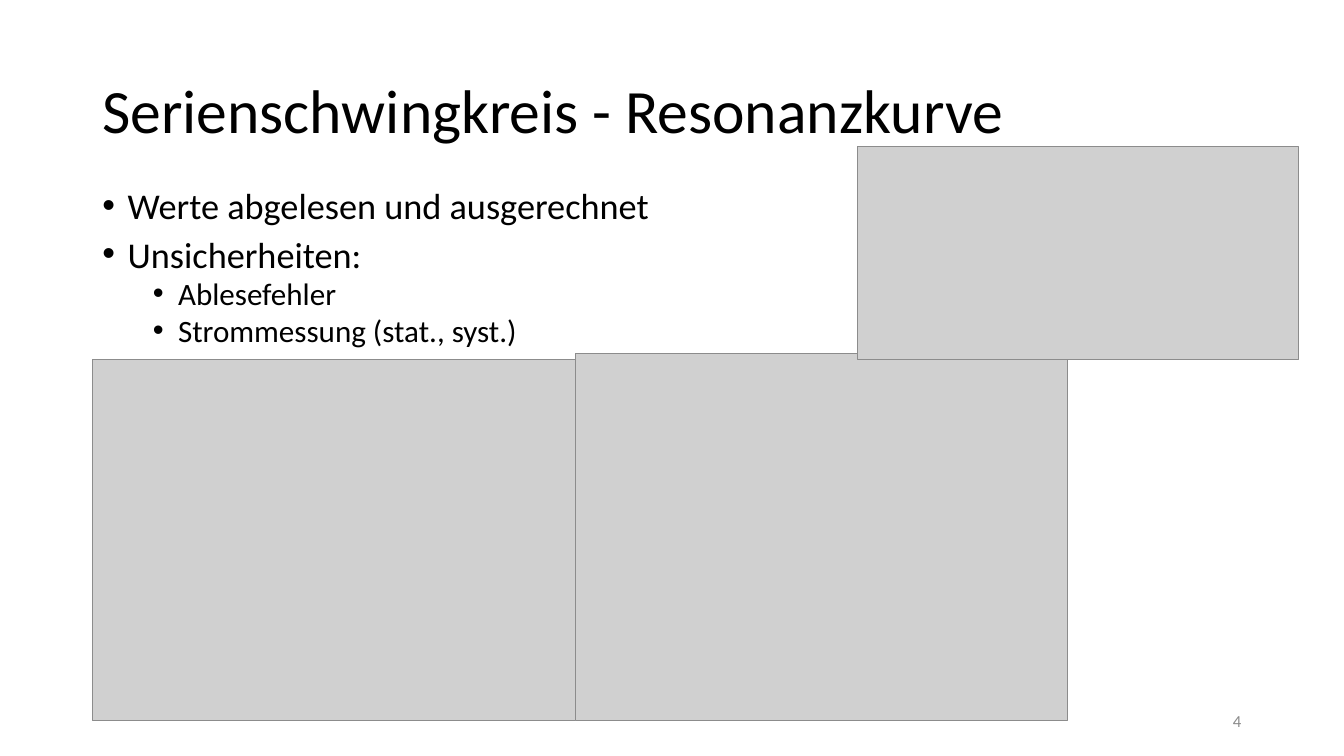
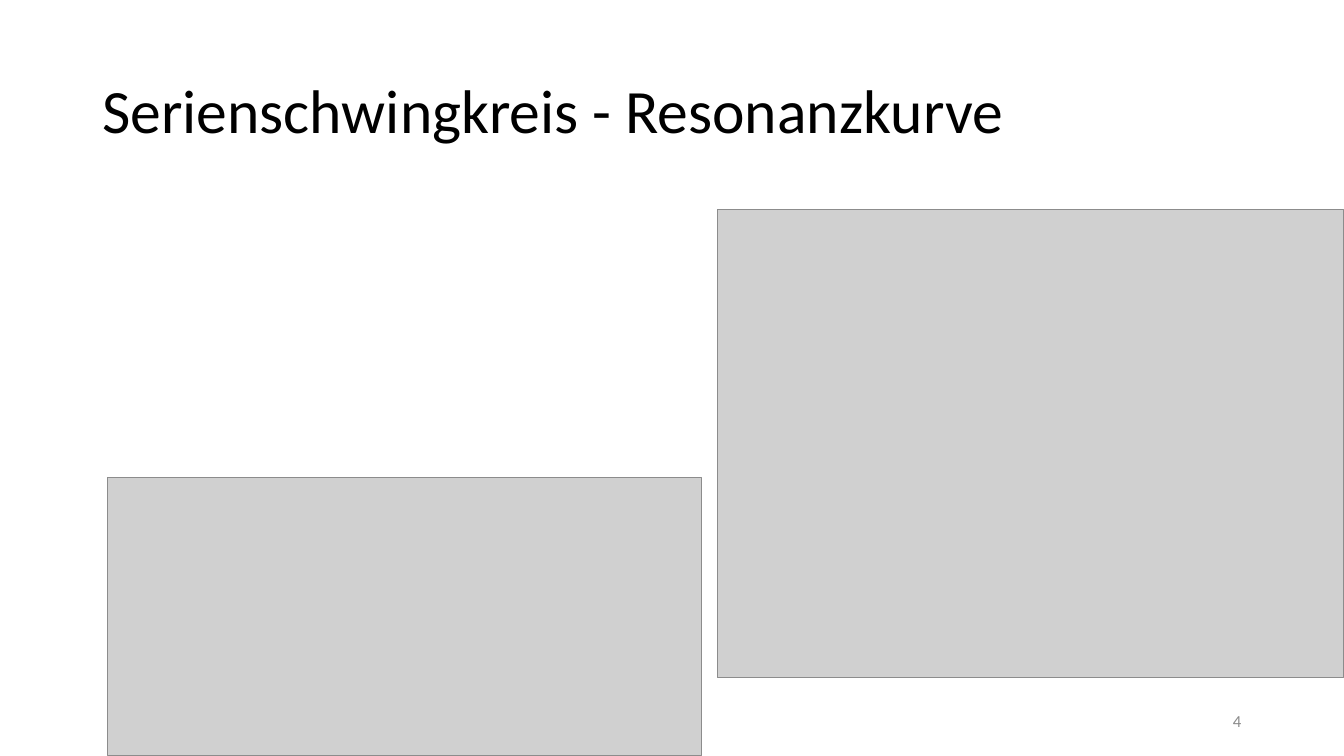
Before and after one commit to thewhitecat/grundpraktikum1, a slide deck: slide 4 of grundpraktikum2/E-Lehre/E-Lehre.pptx. Drawn at 1344x756 pixels with LibreOffice and Linux fonts; fonts in the diff are those of the drawing; grey boxes stand for pictures. Boxes give left, top, right and bottom in pixels: in the first picture for what was removed or moved away, otherwise in the second. Text is boxed around its words. In the diff, an @@ line names an element or a change of style, - is before the commit and + after.

Commit message:
ppp final

```diff
--- a/grundpraktikum2/E-Lehre/E-Lehre.pptx
+++ b/grundpraktikum2/E-Lehre/E-Lehre.pptx
@@ text removed at (128, 193, 649, 348) @@
-• Werte abgelesen und ausgerechnet
-• Unsicherheiten:
-  • Ablesefehler
-  • Strommessung (stat., syst.)
@@ picture: place and size @@
-picture at (576, 354, 1068, 721)
+picture at (717, 210, 1344, 679)
@@ picture removed at (93, 360, 577, 721) @@
@@ picture: place and size @@
-picture at (858, 147, 1300, 360)
+picture at (108, 478, 702, 756)
```
Also in this commit, not shown: 5 other slides changed, 2 slides added, 1 slide removed.
